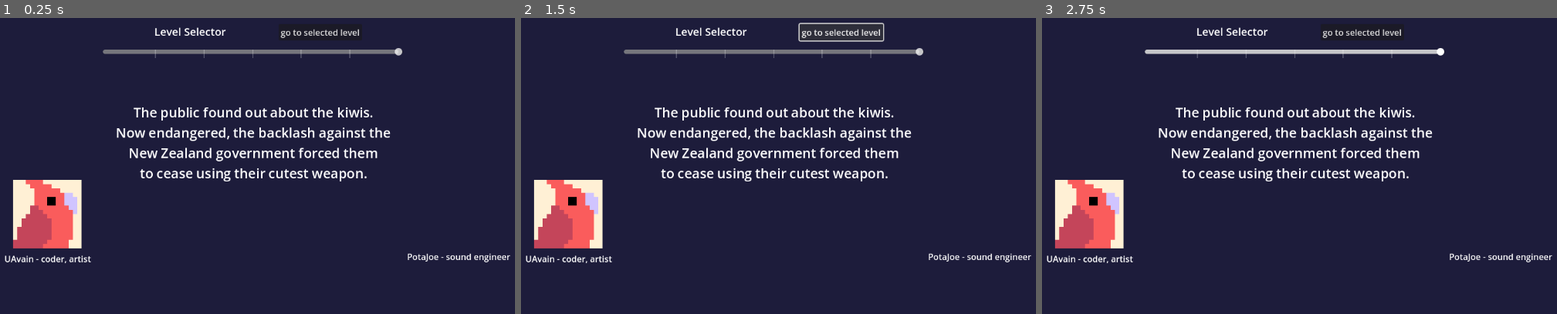
Above: before the commit, frames 1-3 (left to right).
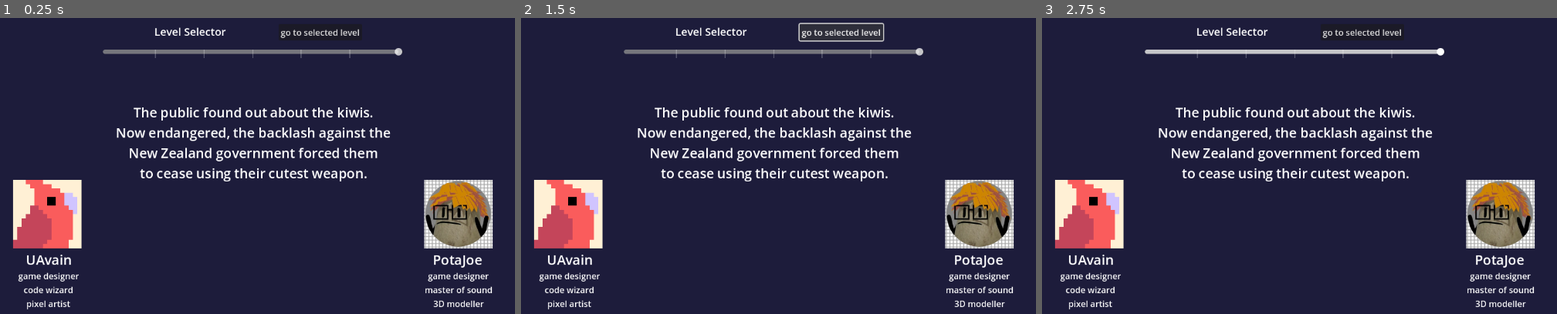
Above: after the commit, the same moments.

Repository: PixelParrot4/tactical-explosive-kiwi-simulator-2004
Game: Godot game, scene res://level_6.tscn
Two runs of this game, one before a commit and one after it. Both use one fixed random seed, a clock stepped at 60 frames per second and the inputs below. This scene is started directly instead of the project's main scene.
Inputs (mouse positions are in pixels of both pictures, inside the frame that each line leads up to):
- Up to frame 1 (0.25 s): no input
- Up to frame 2 (1.5 s): click "go to selected level" at 0.5 s; click "go to selected level" at 1.25 s
- Up to frame 3 (2.75 s): tap Enter at 2 s; move the mouse to (1428, 130) at 2.02 s; hold Right (right) from 2.03 s (still down); tap W (up) at 2.1, 2.27, 2.57 s

The runs differ from the first frame. In frame 1, 4.5% of the frame differs, in the area x 0-100%, y 54-99%; in frame 2, 4.5%; in frame 3, 4.5%.

Commit message:
improved credits, new export

Diff:
--- a/level_6.tscn
+++ b/level_6.tscn
@@ -1,9 +1,10 @@
-[gd_scene load_steps=7 format=3 uid="uid://ca2wn34qaupk7"]
+[gd_scene load_steps=8 format=3 uid="uid://ca2wn34qaupk7"]
 
 [ext_resource type="Script" uid="uid://bl45kmmui0qha" path="res://level.gd" id="1_texdu"]
 [ext_resource type="Texture2D" uid="uid://bisy7c0uhcdjh" path="res://assets/graphics/itchy.io proofil v2.png" id="2_igiyk"]
 [ext_resource type="AudioStream" uid="uid://d1dwg0tp7fce7" path="res://assets/audio/Title.ogg" id="3_vmpqe"]
 [ext_resource type="Script" uid="uid://ddhnic1bcn4n6" path="res://level-selection.gd" id="3_yvfd1"]
+[ext_resource type="Texture2D" uid="uid://dv21rumatamks" path="res://assets/graphics/potajoe.PNG" id="4_ixf42"]
 [ext_resource type="AudioStream" uid="uid://bsb5ubamthypu" path="res://assets/audio/uihover.wav" id="5_mix47"]
 [ext_resource type="AudioStream" uid="uid://ccm1euwj63qwp" path="res://assets/audio/uiselect.wav" id="6_ixf42"]
 
@@ -62,24 +63,51 @@
 offset_bottom = 123.0
 text = "go to selected level"
 
-[node name="Label" type="Label" parent="."]
+[node name="UA 1" type="Label" parent="."]
+offset_left = 152.0
+offset_top = 516.0
+offset_right = 238.0
+offset_bottom = 551.0
+theme_override_font_sizes/font_size = 25
+text = "UAvain"
+
+[node name="UA 2" type="Label" parent="."]
 offset_left = 112.0
-offset_top = 520.0
-offset_right = 274.0
-offset_bottom = 543.0
-text = "UAvain - coder, artist"
+offset_top = 552.0
+offset_right = 278.0
+offset_bottom = 627.0
+text = "game designer
+code wizard
+pixel artist"
+horizontal_alignment = 1
 
-[node name="Label2" type="Label" parent="."]
+[node name="PJ 1" type="Label" parent="."]
+offset_left = 912.0
+offset_top = 516.0
+offset_right = 1004.0
+offset_bottom = 551.0
+theme_override_font_sizes/font_size = 25
+text = "PotaJoe"
+
+[node name="PJ 2" type="Label" parent="."]
 offset_left = 864.0
-offset_top = 516.0
+offset_top = 552.0
 offset_right = 1057.0
-offset_bottom = 539.0
-text = "PotaJoe - sound engineer"
+offset_bottom = 627.0
+text = "game designer
+master of sound
+3D modeller"
+horizontal_alignment = 1
 
 [node name="Sprite2D" type="Sprite2D" parent="."]
 position = Vector2(192, 448)
 scale = Vector2(0.5, 0.5)
 texture = ExtResource("2_igiyk")
+
+[node name="Sprite2D3" type="Sprite2D" parent="."]
+position = Vector2(960, 448)
+scale = Vector2(0.609524, 0.61244)
+texture = ExtResource("4_ixf42")
 
 [node name="Sprite2D2" type="Sprite2D" parent="."]
 
--- a/project.godot
+++ b/project.godot
@@ -11,7 +11,7 @@
 [application]
 
 config/name="tactical explosive kiwi simulator 2004"
-config/version="1.0.2.x, pride: 2.0.x"
+config/version="1.1.0, pride: 2.1.0"
 run/main_scene="res://level_0.tscn"
 config/features=PackedStringArray("4.4", "GL Compatibility")
 config/icon="res://assets/graphics/icon.svg"
Binary file added: assets/graphics/potajoe.PNG
Not shown, added: assets/graphics/potajoe.PNG.import
Not shown, changed: exports/index.html
Not shown, changed: exports/index.pck
